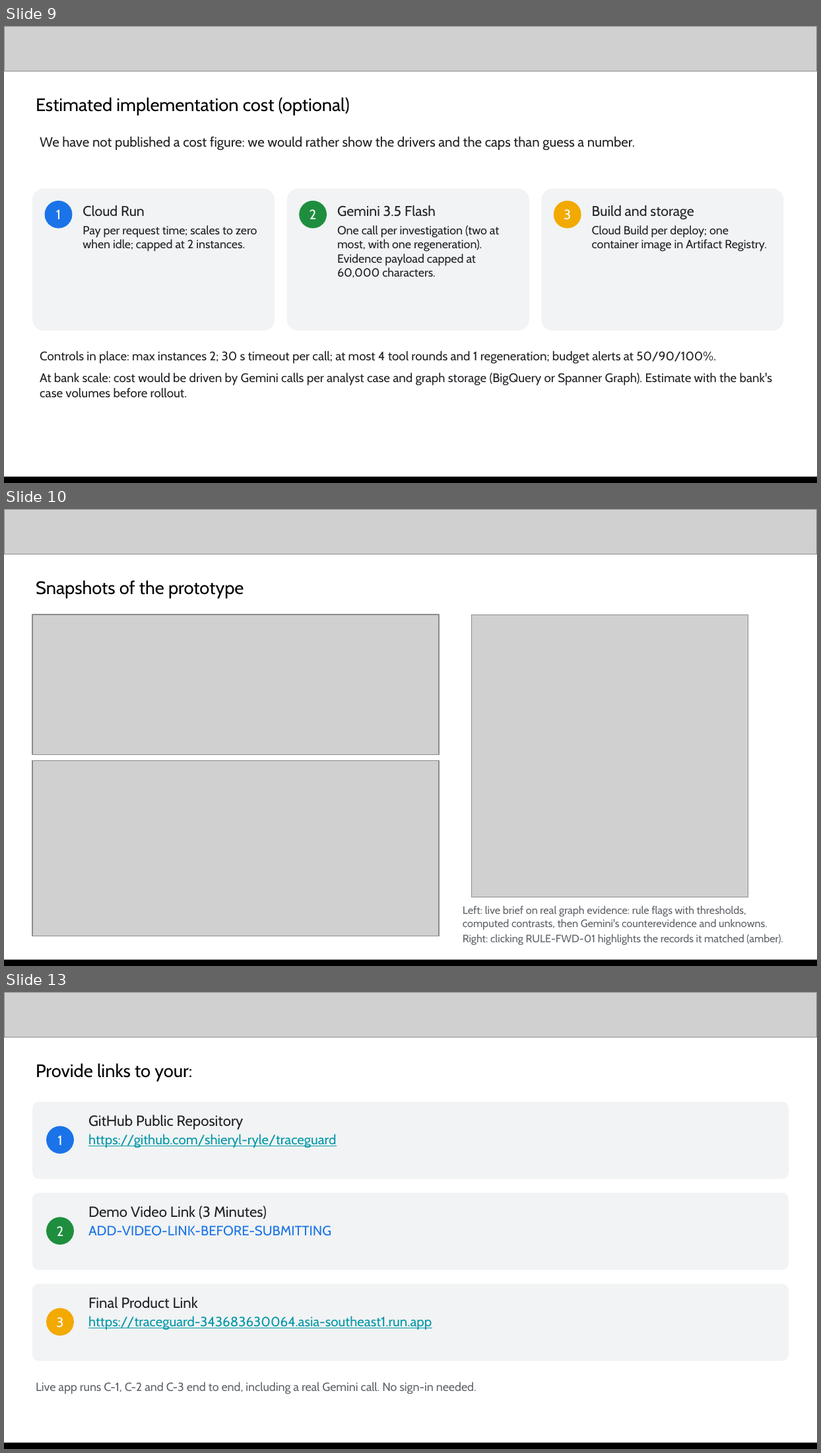
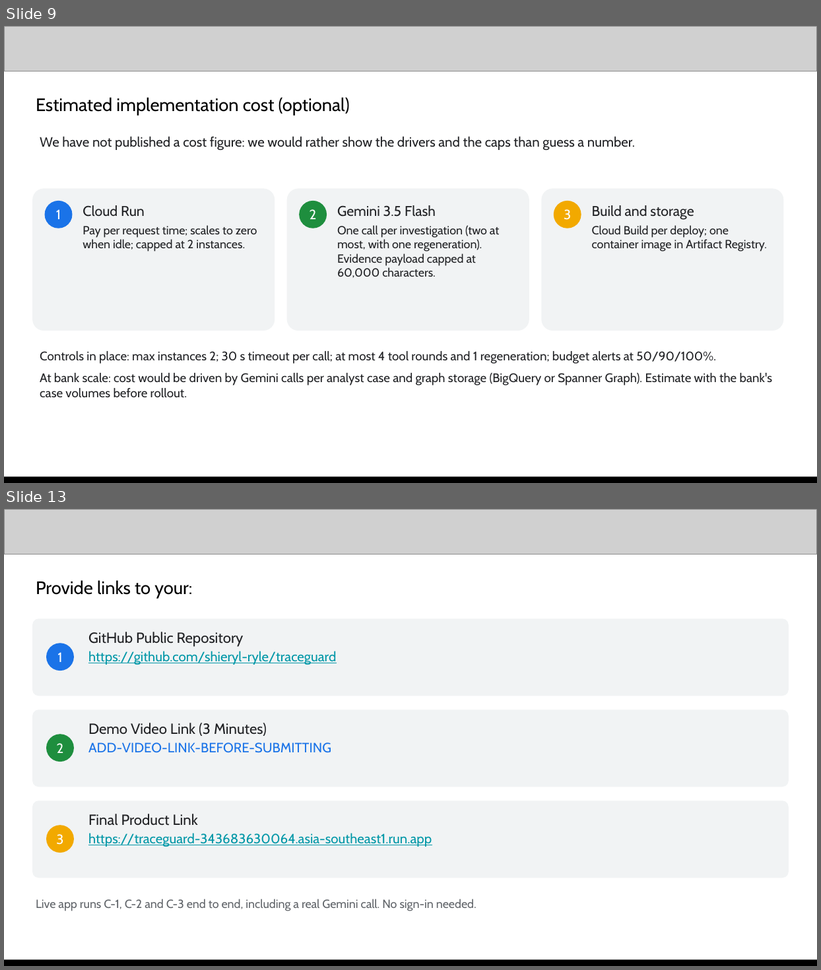
Before and after one commit to shieryl-ryle/traceguard, a slide deck: submission/TraceGuard-proposal.pptx. Shown one above the other, each under a label of ours: slides 9, 10 and 13 before the commit, slides 9 and 13 after it; the slides between them are not shown. The pictures are 821x1453 and 821x970 pixels, drawn with LibreOffice and Linux fonts; fonts in the diff are those of the drawing; grey boxes stand for pictures. Boxes give left, top, right and bottom in pixels: in the first picture for what was removed or moved away, otherwise in the second. Text is boxed around its words. In the diff, an @@ line names an element or a change of style, - is before the commit and + after.

Commit message:
docs(TASK-007): deck, script and screenshots for the new UI (#20-#22)
Screenshots retaken on the side-by-side layout with the Verified panel and
follow-up question. Slide 4 adds the follow-up question; slide 6 callouts
match the new layout; slide 10 shows citation highlight, the full
Verified panel and an honest follow-up refusal; slide 12 drops the
now-built follow-up from future work; test count 168. Video script's
1:20-2:15 section covers verification and the follow-up refusal.

```diff
--- a/submission/TraceGuard-proposal.pptx
+++ b/submission/TraceGuard-proposal.pptx
@@ slide 10 removed at bbox=[4, 509, 817, 966], background #FFFFFF @@
@@ picture removed at bbox=[4, 509, 817, 554] @@
@@ text removed at bbox=[36, 580, 244, 598] @@
-Snapshots of the prototype
@@ picture removed at bbox=[32, 615, 439, 755] @@
@@ picture removed at bbox=[471, 615, 748, 898] @@
@@ picture removed at bbox=[32, 761, 439, 937] @@
@@ text removed at bbox=[463, 906, 783, 945] @@
-Left: live brief on real graph evidence: rule flags with thresholds, computed contrasts, then Gemini's counterevidence and unknowns.
-Right: clicking RULE-FWD-01 highlights the records it matched (amber).
@@ picture removed at bbox=[4, 962, 817, 966] @@
@@ rectangle removed at bbox=[4, 960, 817, 966] @@
```
Also in this commit, not shown: 6 slides changed, 1 slide added, 10 other files.
